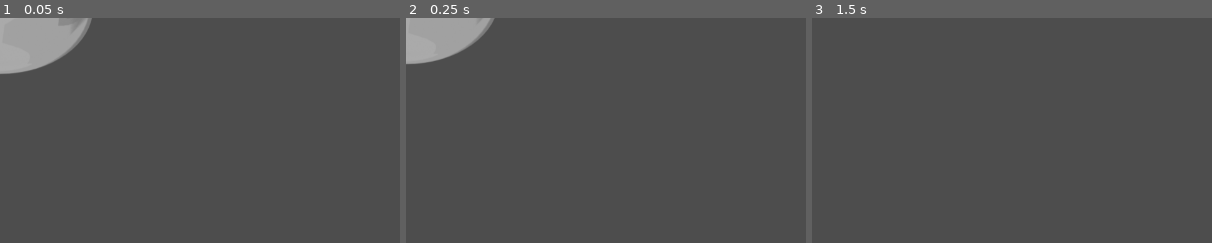
Above: before the commit, frames 1-3 (left to right).
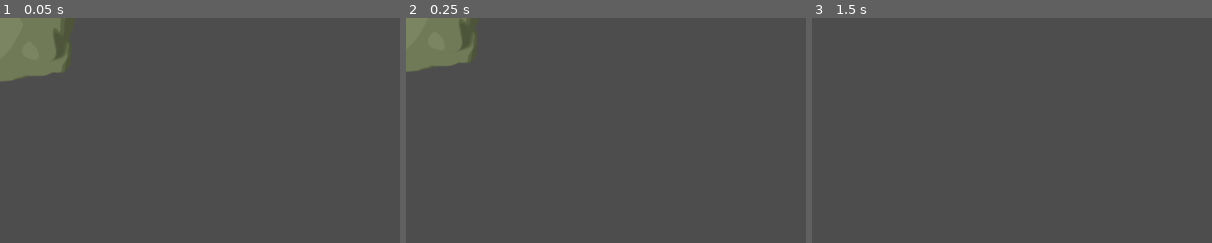
Above: after the commit, the same moments.

Repository: Jelleas/gmtk-2025
Game: Godot game, scene res://totem/frog_bomb/bomb.tscn
The game is run twice, just before and just after one commit, with the same random seed, the same clock (stepped at 60 frames per second) and the same inputs. This scene is started directly instead of the project's main scene.
Inputs (mouse positions are % of the whole screen's width and height, from its top left):
- Up to frame 1 (0.05 s): no input
- Up to frame 2 (0.25 s): no input
- Up to frame 3 (1.5 s): move the mouse to (72, 45) at 0.52 s; hold Down (camera_move_down) 0.53-1.28 s; click (72, 45) at 0.67 s; tap Enter at 1.25 s; move the mouse to (30, 55) at 1.27 s; tap Left (camera_move_left) at 1.35 s; click (30, 55) at 1.42 s
The pictures show only the part of the screen within x 0-50%, y 0-50%; the shares and areas given below are measured in that part.

The runs differ from the first frame. In frame 1, 4.9% of the frame differs, in the area x 0-23%, y 0-28%; in frame 2, 3.9%; in frame 3, nothing differs.

Commit message:
big forge

Diff:
--- a/main_level.tscn
+++ b/main_level.tscn
@@ -8,7 +8,7 @@
 [ext_resource type="PackedScene" uid="uid://ig8ajdvhhbd3" path="res://resource.tscn" id="4_xqiim"]
 [ext_resource type="Script" uid="uid://ckoluvmpkkf00" path="res://monster_path.gd" id="5_6pb3s"]
 [ext_resource type="PackedScene" uid="uid://clt7pafdvryia" path="res://monster.tscn" id="6_e3ldi"]
-[ext_resource type="Texture2D" uid="uid://bepreqkwfug08" path="res://kenney_ui-pack-space-expansion/Vector/Blue/bar_round_gloss_large.svg" id="6_eqmdw"]
+[ext_resource type="Texture2D" uid="uid://bepreqkwfug08" path="res://assets/Vector/Blue/bar_round_gloss_large.svg" id="6_eqmdw"]
 [ext_resource type="Script" uid="uid://n1no8gnftcbf" path="res://monster/monster_config.gd" id="7_386tm"]
 [ext_resource type="Resource" uid="uid://bw0r0pecha804" path="res://monster/blob.tres" id="8_2px6s"]
 [ext_resource type="Script" uid="uid://ddeoiro7qkje2" path="res://ui/resource_tracker/resource_tracker.gd" id="8_do8ha"]
@@ -16,8 +16,8 @@
 [ext_resource type="Resource" uid="uid://cyjdqf7uo68o3" path="res://monster/strong_blob.tres" id="9_2px6s"]
 [ext_resource type="Script" uid="uid://xjggkl7wtjqu" path="res://ui/resource_tracker/resource_bar.gd" id="13_6pb3s"]
 [ext_resource type="Script" uid="uid://bcit1i2pbruel" path="res://ui/monster_tracker/monster_tracker.gd" id="15_52es0"]
-[ext_resource type="Texture2D" uid="uid://d3byg07av648o" path="res://kenney_ui-pack-space-expansion/Vector/Extra/bar_shadow_round_large.svg" id="15_ah7fh"]
-[ext_resource type="Texture2D" uid="uid://rp25y0uy05fv" path="res://kenney_ui-pack-space-expansion/Vector/Red/bar_round_gloss_large.svg" id="16_x2wht"]
+[ext_resource type="Texture2D" uid="uid://d3byg07av648o" path="res://assets/Vector/bar_shadow_round_large.svg" id="15_ah7fh"]
+[ext_resource type="Texture2D" uid="uid://rp25y0uy05fv" path="res://assets/Vector/Red/bar_round_gloss_large.svg" id="16_x2wht"]
 [ext_resource type="Script" uid="uid://cixtlw5yw2iu" path="res://ui/monster_tracker/health_bar.gd" id="17_x2wht"]
 [ext_resource type="Script" uid="uid://bx8mgqkfs0pv3" path="res://ui/monster_tracker/monster_counter.gd" id="19_08fmi"]
 [ext_resource type="Script" uid="uid://bvhc545o6qhs" path="res://ui/shop/shop.gd" id="19_8m212"]
--- a/totem/frog_bomb/bomb.tscn
+++ b/totem/frog_bomb/bomb.tscn
@@ -1,7 +1,7 @@
 [gd_scene load_steps=4 format=3 uid="uid://jlrc22rhcswx"]
 
 [ext_resource type="Script" uid="uid://ylyj1ly0qihp" path="res://totem/frog_bomb/bomb.gd" id="1_61qxb"]
-[ext_resource type="Texture2D" uid="uid://2tgfturtref7" path="res://assets/totems/totem-base.png" id="2_1ldwl"]
+[ext_resource type="Texture2D" uid="uid://sh0ky375p127" path="res://assets/resources/frog-bomb-3.png" id="2_61qxb"]
 
 [sub_resource type="CircleShape2D" id="CircleShape2D_5v8n2"]
 
@@ -12,4 +12,4 @@
 shape = SubResource("CircleShape2D_5v8n2")
 
 [node name="Sprite2D" type="Sprite2D" parent="."]
-texture = ExtResource("2_1ldwl")
+texture = ExtResource("2_61qxb")
Binary file added: assets/resources/frog-bomb-3.png
Not shown, added: assets/resources/frog-bomb-3.png.import
